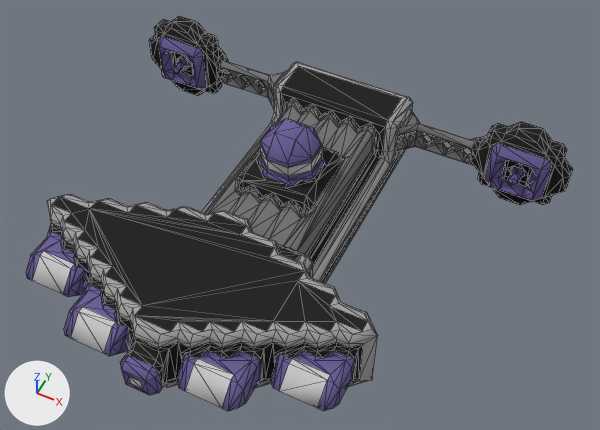
Two versions of the OBJ model src/jsMain/resources/meshes/usa-3-raven-rock-class.obj, one commit apart.
Before and after are seen from a camera (50 mm lens) standing at (24.3, -41.3, 58.9) and looking at (2.9, 1.5, 5.5). The axes (+X, +Y, +Z) are drawn at lower left. The lights are the same throughout. Mesh edges are drawn as thin lines. Where no turn or scale is listed for an object, it has been applied to the vertices.

Script lines for the objects in view, before the commit:
```python
me_usa_3_raven_rock_class = bpy.data.meshes.new('usa-3-raven-rock-class')
me_usa_3_raven_rock_class.from_pydata(...)  # 1697 vertices, 3088 faces; spans x -22.5..22.5, y -19.0..19.0, z 0.0..11.0
me_usa_3_raven_rock_class.materials.append(mat_usa_3_raven_rock_class)
ob_usa_3_raven_rock_class = bpy.data.objects.new('usa-3-raven-rock-class', me_usa_3_raven_rock_class)
ob_usa_3_raven_rock_class.location = (0.0, 0.0, 0.0)
```
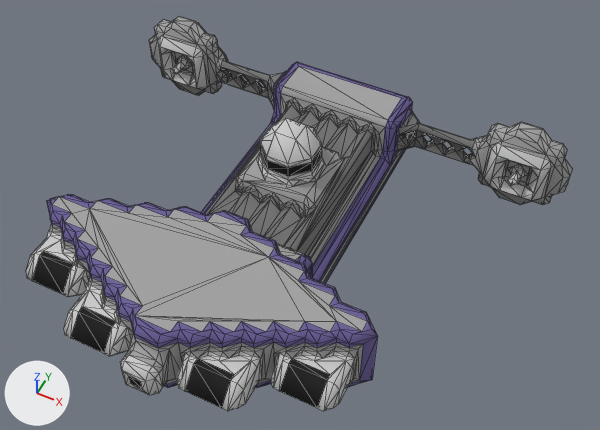
The newer file is also turned or shifted as a whole; pictures and numbers use the older file's frame.

What the commit changed:
me_usa_3_raven_rock_class is used by ob_usa_3_raven_rock_class; location (0.0, 0.0, 0.0).
me_usa_3_raven_rock_class had 1697 vertices, 3088 faces and spanned x -22.5..22.5, y -19.0..19.0, z 0.0..11.0.
me_usa_3_raven_rock_class now has 1693 vertices, 3082 faces and spans x -22.5..22.5, y -19.0..19.0, z 0.0..11.0.
me_usa_3_raven_rock_class part 1: 2 vertices moved from x -1.0..1.0, y 3.5, z 10.0 to x -1.0..2.0, y 4.0, z 9.5..10.5; 5 vertices removed from x -2.5..2.8, y 1.5..7.0, z 5.5..9.5; 2 vertices added at x -2.5..-0.8, y 1.7..13.5, z 5.5.
me_usa_3_raven_rock_class part 2: 6 vertices removed from x -9.7..9.7, y -15.5..-12.5, z 4.7..8.2; 3 vertices added at x -6.0..9.7, y -14.5..-7.5, z 1.0..8.2.
me_usa_3_raven_rock_class part 3: 3 vertices removed from x -19.0..-17.0, y 15.5, z 3.0..6.0; 3 vertices added at x -19.5..-16.5, y 15.5, z 3.5..5.5.
me_usa_3_raven_rock_class part 4: 2277 kept faces spanning x -22.5..22.5, y -19.0..19.0, z 0.0..11.0 get new texture (UV) coordinates.

Changed parts and their boxes (x1, y1, x2, y2) in the pictures (600 x 430 px; the box of a moved part takes in the faces that stretch with it):
part 1 of me_usa_3_raven_rock_class, moved or reshaped
    before: (241, 133, 311, 214)
    after: (260, 111, 311, 203)
part 2 of me_usa_3_raven_rock_class, moved or reshaped
    before: (75, 253, 303, 358)
    after: (102, 291, 105, 305)
part 3 of me_usa_3_raven_rock_class, moved or reshaped
    before: (164, 70, 196, 85)
    after: (164, 68, 196, 85)
part 4 of me_usa_3_raven_rock_class, surface changed
    both: (26, 16, 573, 411)
